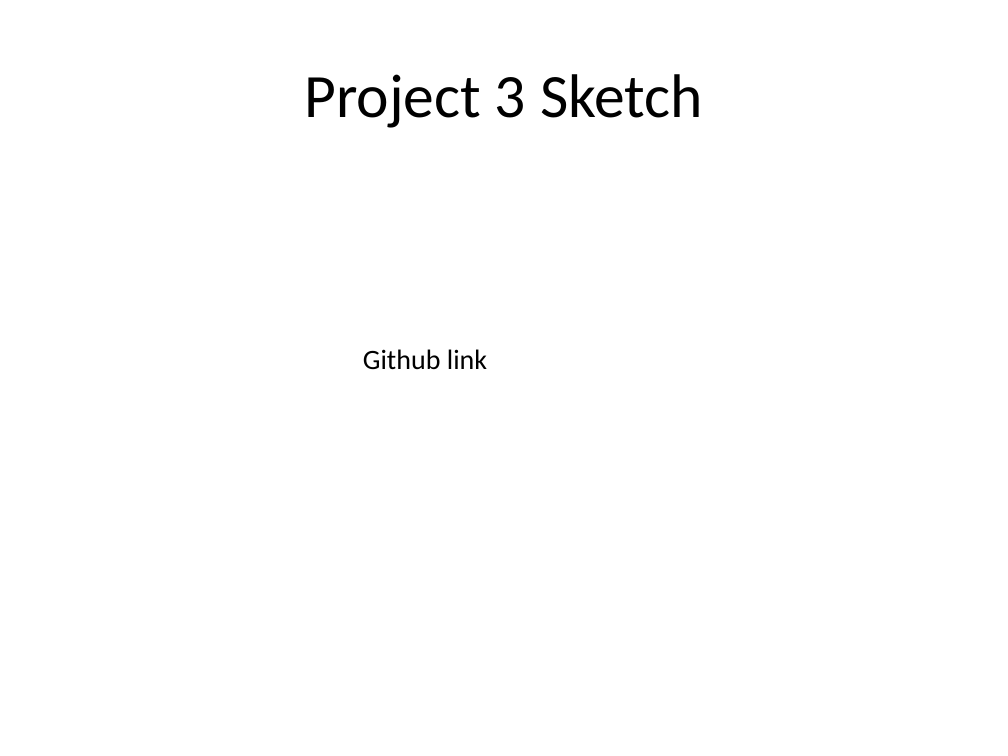
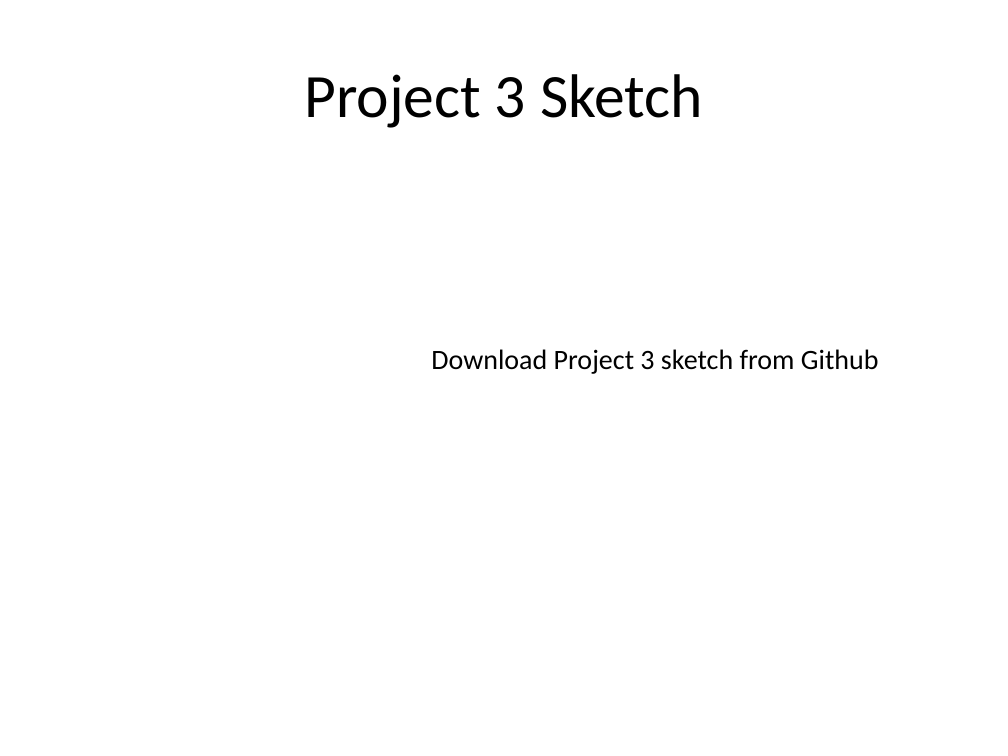
Before and after one commit to andaluri/ArduinoWorkshop1, a slide deck: slide 27 of ArduinoWorkshop1.pptx (slide 24 before the commit). Drawn at 1008x756 pixels with LibreOffice and Linux fonts; fonts in the diff are those of the drawing. Boxes give left, top, right and bottom in pixels: in the first picture for what was removed or moved away, otherwise in the second. Text is boxed around its words. In the diff, an @@ line names an element or a change of style, - is before the commit and + after.

Commit message:
Additional changes
Finished Project 5 and 6. Added additional resources and tutorials.

```diff
--- a/ArduinoWorkshop1.pptx
+++ b/ArduinoWorkshop1.pptx
@@ text at (x1=431, y1=349, x2=879, y2=374): text changed @@
-Github link
+Download Project 3 sketch from Github
```
Also in this commit, not shown: 3 other slides changed, 9 slides added, 2 slides removed, 9 other files.
